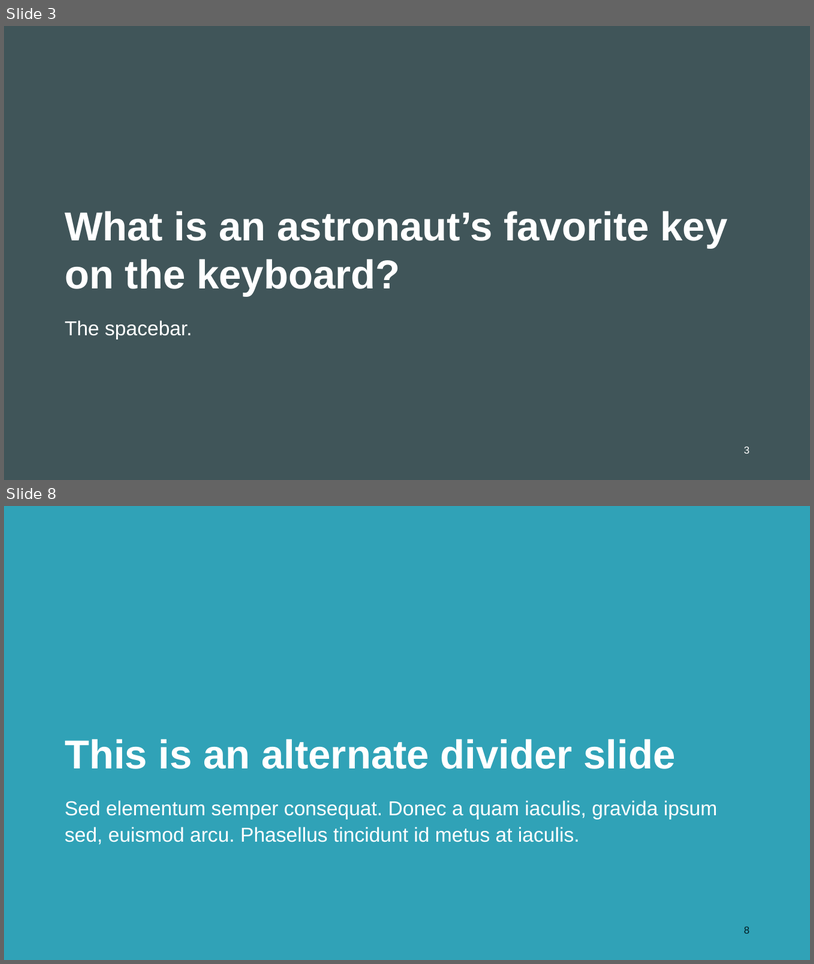
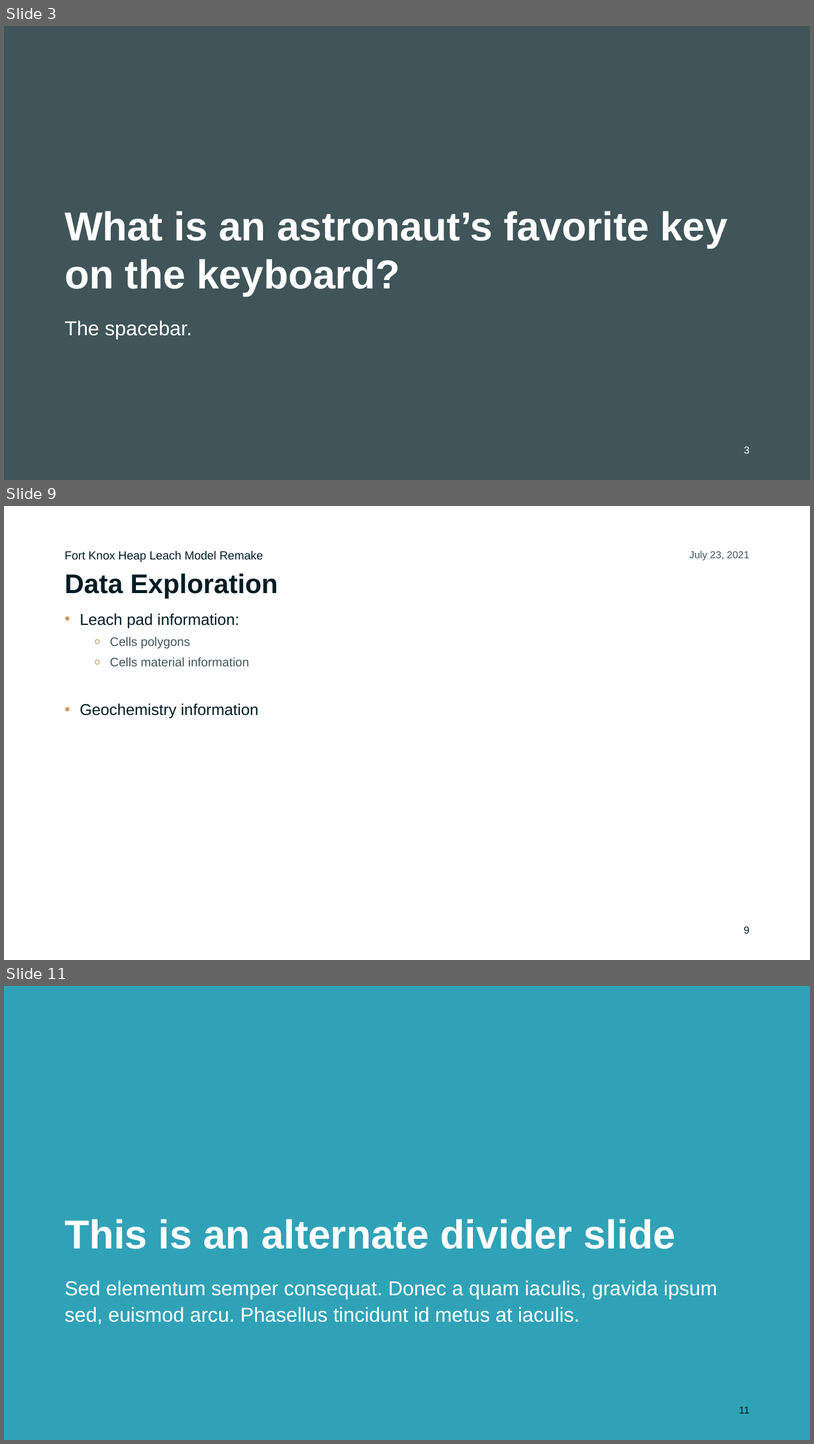
Before and after one commit to ChiefMetDing/FK_HL_Model_Remake, a slide deck: FK_HL_Model_Remake.pptx. Shown one above the other, each under a label of ours: slides 3 and 8 before the commit, slides 3, 9 and 11 after it; the slides between them are not shown. The pictures are 814x964 and 814x1444 pixels, drawn with LibreOffice and Linux fonts; fonts in the diff are those of the drawing; background and template pictures are left out. Boxes give left, top, right and bottom in pixels: in the first picture for what was removed or moved away, otherwise in the second. Text is boxed around its words. In the diff, an @@ line names an element or a change of style, - is before the commit and + after.

```diff
--- a/FK_HL_Model_Remake.pptx
+++ b/FK_HL_Model_Remake.pptx
@@ slide 9 added at <box>4,506,810,960</box>, background #FFFFFF @@
@@ text added at <box>65,550,263,562</box>, 10.5 pt, text #001C23 @@
+Fort Knox Heap Leach Model Remake
@@ text added at <box>690,551,749,561</box>, 9 pt, text #405559 @@
+July 23, 2021
@@ title added at <box>65,573,278,598</box>, 24 pt, text #001C23, bold @@
+Data Exploration
@@ text added at <box>80,613,258,718</box>, 14 pt, text #001C23 @@
+• Leach pad information:
+  o Cells polygons
+  o Cells material information
+• Geochemistry information
@@ page number added at <box>744,926,750,933</box>, 9 pt, text #001C23 @@
+9
@@ what was slide 8 is now slide 11 @@
@@ page number at <box>740,1406,750,1413</box>: text changed @@
-8
+11
```
Also in this commit, not shown: 5 slides changed, 2 other slides added, 3 other files.
